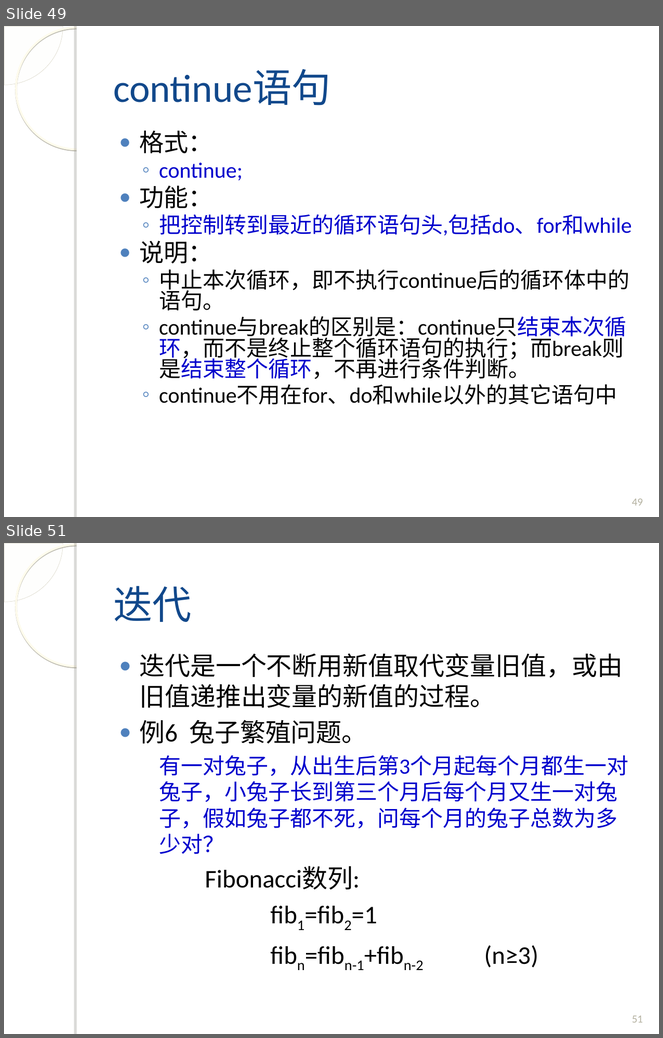
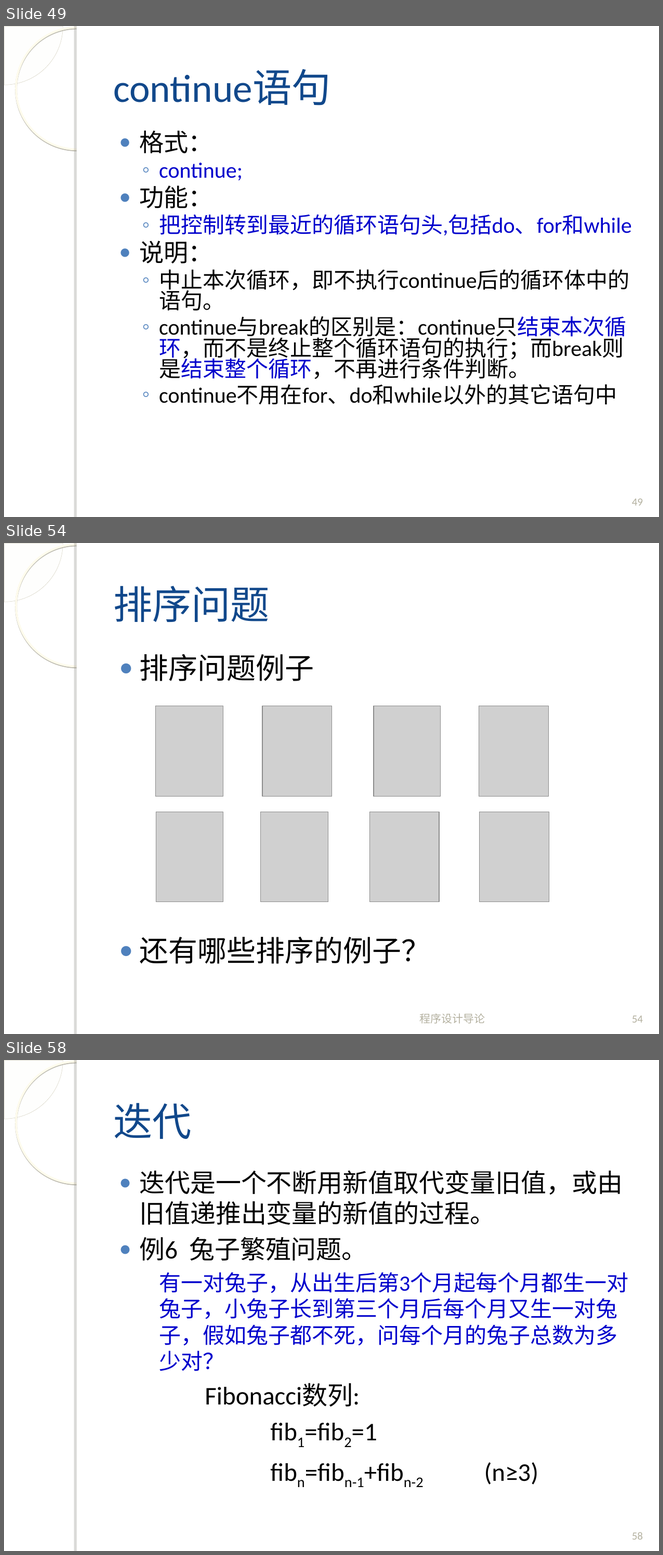
Before and after one commit to fanju1984/introduction-to-programming, a slide deck: introduction-to-programming/slides/2017/04-Control-Statement-2.ppt. Shown one above the other, each under a label of ours: slides 49 and 51 before the commit, slides 49, 54 and 58 after it; the slides between them are not shown. The pictures are 663x1038 and 663x1555 pixels, drawn with LibreOffice and Linux fonts; fonts in the diff are those of the drawing; grey boxes stand for pictures; background and template pictures are left out. Boxes give left, top, right and bottom in pixels: in the first picture for what was removed or moved away, otherwise in the second. Text is boxed around its words. In the diff, an @@ line names an element or a change of style, - is before the commit and + after.

```diff
--- a/introduction-to-programming/slides/2017/04-Control-Statement-2.ppt
+++ b/introduction-to-programming/slides/2017/04-Control-Statement-2.ppt
@@ slide 54 added at <box>4,543,659,1034</box>, background picture (left out); not listed: 4 template elements that a slide beside it also shows @@
@@ title added at <box>113,586,270,622</box>, 43 pt, text #11488B @@
+排序问题
@@ text added at <box>139,654,431,964</box>, 32 pt, text #000000 @@
+● 排序问题例子
+● 还有哪些排序的例子？
@@ picture added at <box>155,706,223,797</box> @@
@@ picture added at <box>262,706,332,797</box> @@
@@ picture added at <box>374,706,440,797</box> @@
@@ picture added at <box>479,706,548,797</box> @@
@@ picture added at <box>156,812,223,902</box> @@
@@ picture added at <box>261,812,328,902</box> @@
@@ picture added at <box>370,812,439,902</box> @@
@@ picture added at <box>480,812,549,902</box> @@
@@ text added at <box>420,1014,486,1024</box>, 12 pt, text #B4B1A0 @@
+程序设计导论
@@ page number added at <box>632,1016,643,1023</box>, 12 pt, text #B4B1A0 @@
+54
@@ what was slide 51 is now slide 58 @@
@@ page number at <box>632,1533,643,1540</box>: text changed @@
-51
+58
```
Also in this commit, not shown: 5 slides changed, 8 other slides added, 4 slides removed, 1 other file.
